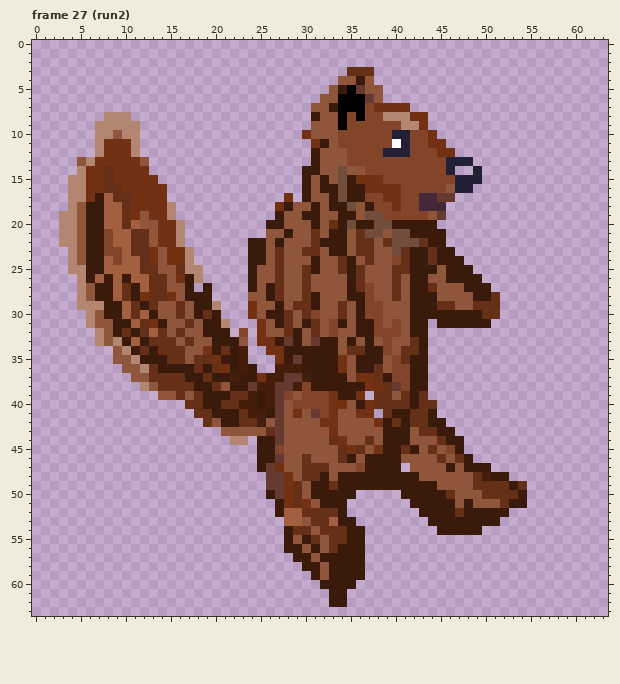
Two versions of one pixel-art file, code/sprites/orava.aseprite. Above is the file before it was changed.
64x64 pixels, 35 frames. Shown: frame 27 (run2). The commit also changed other frames, which this record leaves out.
After:
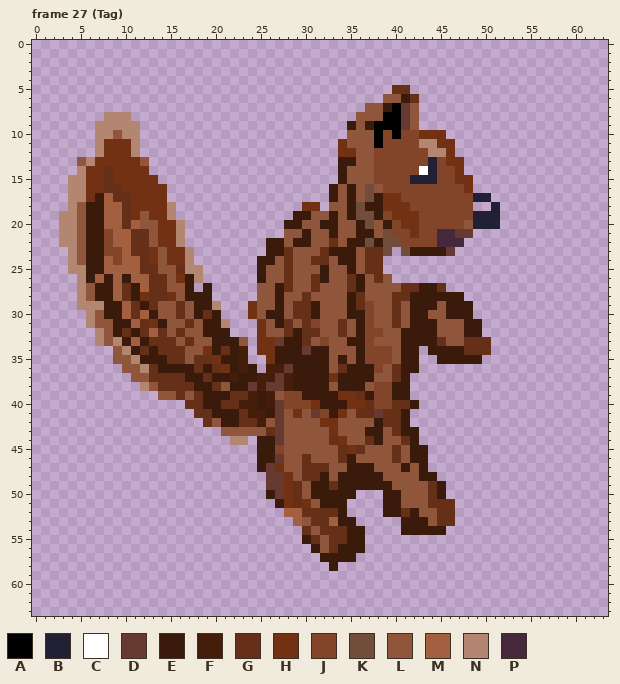
Palette (. is transparent): A #000000  B #222034  C #ffffff  D #663931  E #391a0b  F #451e0b  G #653017  H #713112  J #824529  K #714d3c  L #8f563b  M #a26041  N #b28670  P #45283c
Changes in this commit:
Changed rows in their new state; - is an unchanged pixel.
Frame 27 (Tag):
first column x 23:
 3 ------------...-----------------
 4 -----------....-----------------
 5 ----------......-GG-------------
 6 ---------.......LLEG------------
 7 --------......LLEADL------------
 8 --------.....LLLAADL.-----------
 9 --------....ELEAAADL.-----------
10 -------.....LLLA-AJ-H-H---------
11 --------...HLLLA-JJ-NN-H--------
12 --------...HHLL-JJJ--NN---------
13 --------...EELL------B-HH.------
14 -------....E--L-----CB-JH-.-----
15 -------....ELLLJ---BBB--HH.-----
16 -------...-L-LKLJJ-----JJH------
17 -----.-...-L-LKE----JJJJJJBB----
18 ----...HH.LLEK-EH-H-JJJJJJ--B---
19 ----..E-L-EL-K-E-HHH-JJJJJBBB---
20 ---..EE-LEELL-KLEJHHJJJJJLBBB---
21 ---..L-EL--L-EELKJJHJJPPDD------
22 -..E--EELLGLEEKEK-JJJJPPP-------
23 -..EEG-LLG--EL-GK.K--E-D--------
24 -.-ELG--GG-E---G.........-------
25 -.E-LG-LLE-L-LGG..........------
26 -.E-LG-LGE--GE-G-..........-----
27 -.-LEG-LG---GEL--LGG-EG.....----
28 -.-LE---L----GL---G---EEE....---
29 -----------LEG-L-G----LEEE...---
30 -----LG-E--LE--L-G---LL---...---
31 -------GJ-LG--JL-G---ELLL--.----
32 .------G--LG--J-LLE--ELLLEE-----
33 ----DE-GLJL--EJ-L-EE-EGLLGGG----
34 --H-E--D--L-LEJJ--EE.EEEEGGG----
35 ---HE-E---LE--JJJLE-.-EEEEE-----
36 ---F-DE---LGE--J-GE-.-----------
37 --F-DFEE--H-EEELLGE..-----------
38 ---D-FEE--L---LJJEE..-----------
39 ----L-JEEEEHHGEJJEE..-----------
40 -----J--HEEEHHGJJ---..----------
41 ----------EH-GGD-G-...----------
42 ---------------EG--....---------
43 --------------EELG-E....--------
44 ---------------ELLGE.....-------
45 ---------------LLGL-E....-------
46 --------------LLLG-EE.....------
47 ------------EE-LLLE-E.......----
48 ----------------LLLLEE........--
49 -----------------LLLLGE.........
50 ----------------EELLLG-.........
51 ----------------EELLLGGG........
52 ----.-----------EEGELLGG......--
53 -----.------------EEELGG.....---
54 -----..-----------EEEE-....-----
55 -----..-------------------------
56 -----...------------------------
57 ------...----.------------------
58 -------...-...------------------
59 --------......------------------
60 ---------....-------------------
61 ----------..--------------------
62 ----------..--------------------
Boxes around the changes in both pictures, in picture pixels (x1, y1, x2, y2):
changed: (239, 67, 527, 607)
